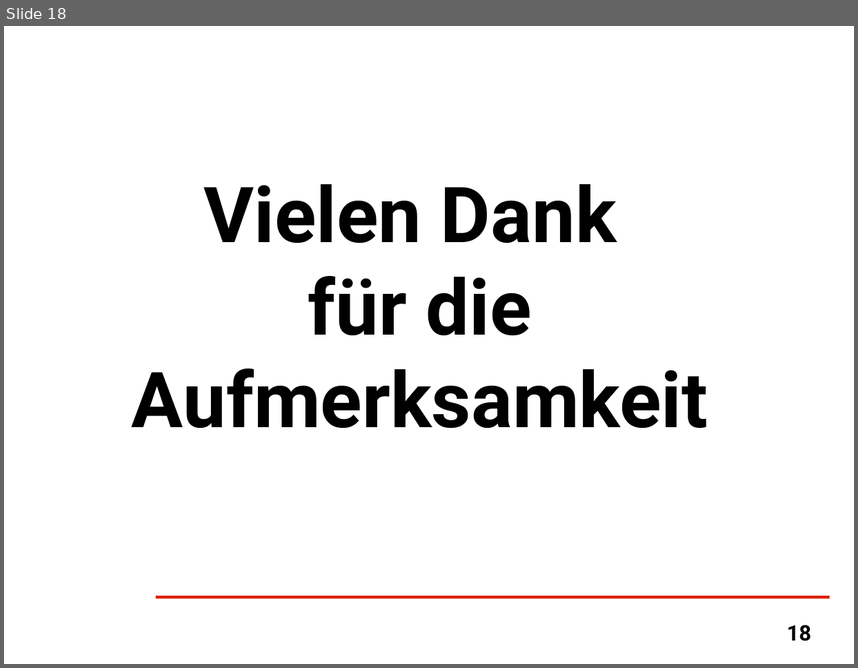
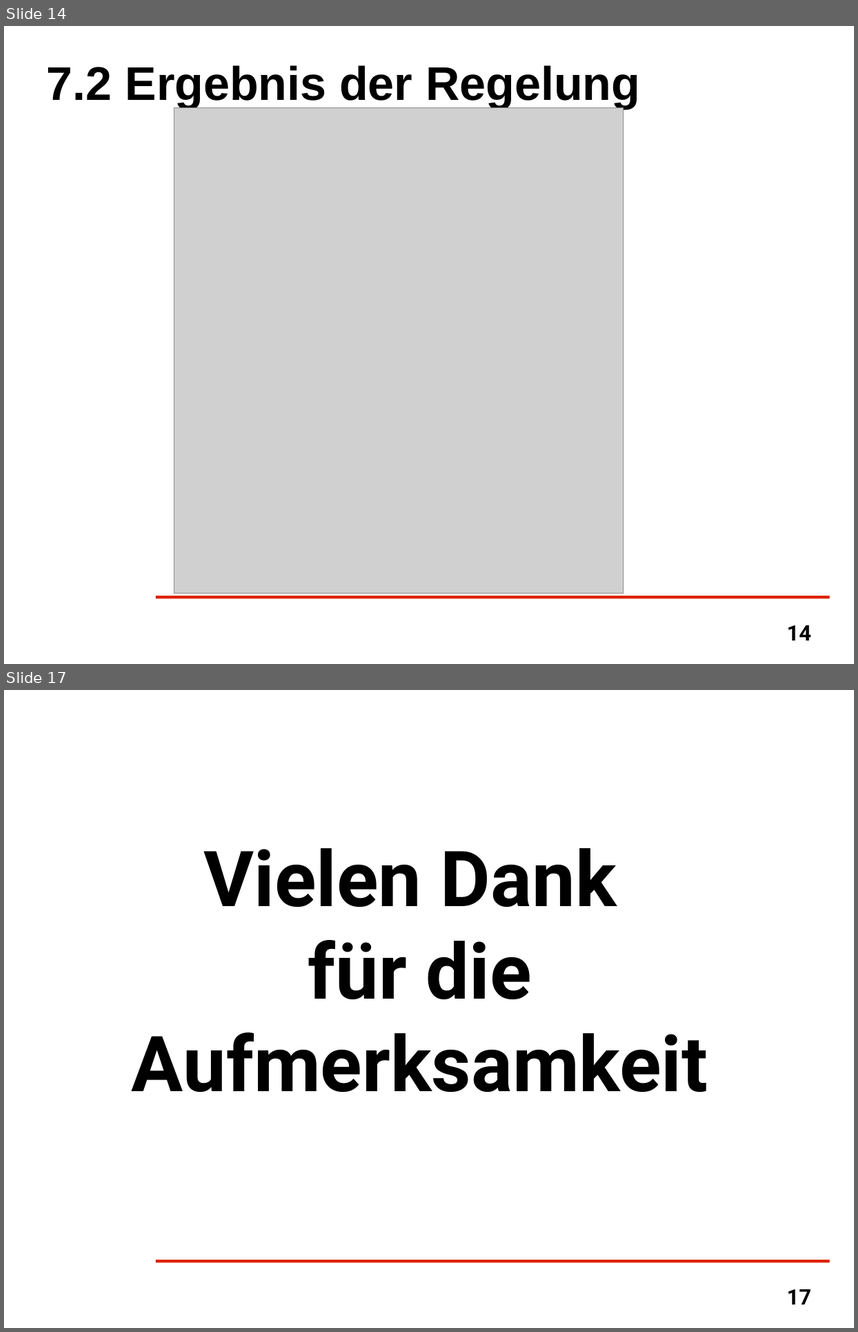
Before and after one commit to kizzm/syt_ss13, a slide deck: Vortrag.odp. Shown one above the other, each under a label of ours: slide 18 before the commit, slides 14 and 17 after it; the slides between them are not shown. The pictures are 858x668 and 858x1332 pixels, drawn with LibreOffice and Linux fonts; fonts in the diff are those of the drawing; grey boxes stand for pictures; background and template pictures are left out. Boxes give left, top, right and bottom in pixels: in the first picture for what was removed or moved away, otherwise in the second. Text is boxed around its words. In the diff, an @@ line names an element or a change of style, - is before the commit and + after.

```diff
--- a/Vortrag.odp
+++ b/Vortrag.odp
@@ slide 14 added at (4, 26, 854, 664), background #FFFFFF; not listed: 1 template element that a slide beside it also shows @@
@@ title added at (47, 65, 640, 109), 44 pt, text #000000, bold @@
+7.2 Ergebnis der Regelung
@@ picture added at (174, 108, 624, 593) @@
@@ page number added at (787, 625, 812, 640), 20 pt, text #000000, bold @@
+14
@@ what was slide 18 is now slide 17 @@
@@ page number at (787, 1289, 812, 1304): text changed @@
-18
+17
```
Also in this commit, not shown: 7 slides changed, 1 other slide added, 3 slides removed, 10 other files.
